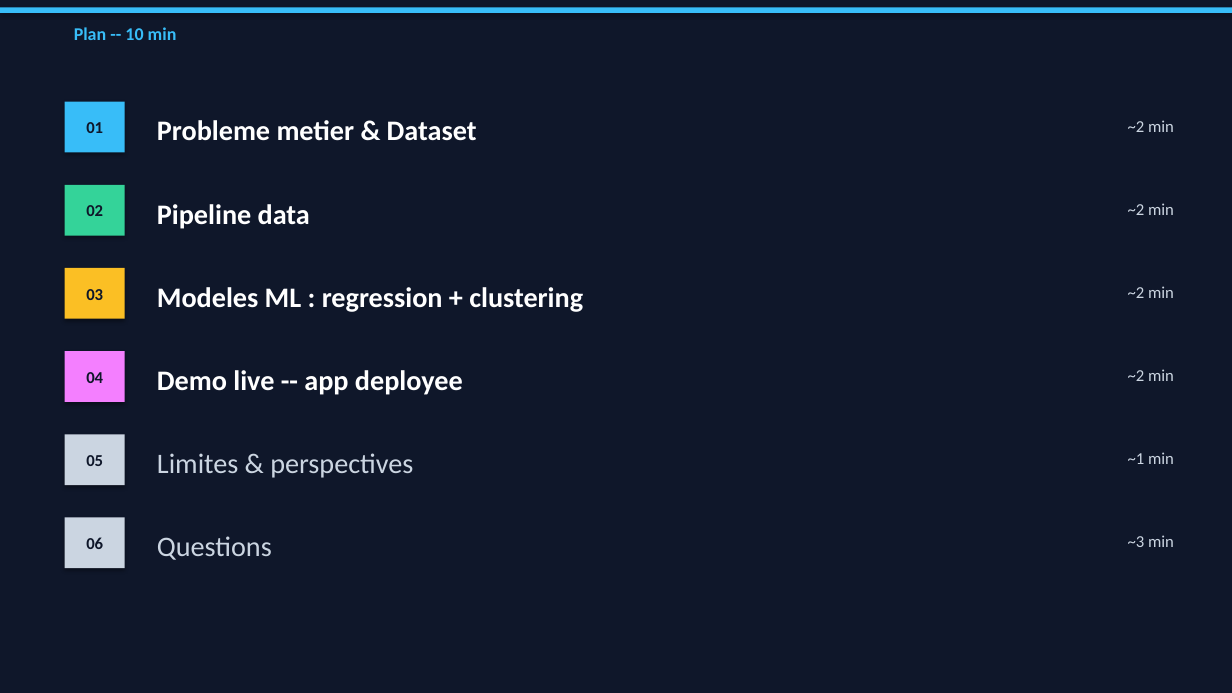
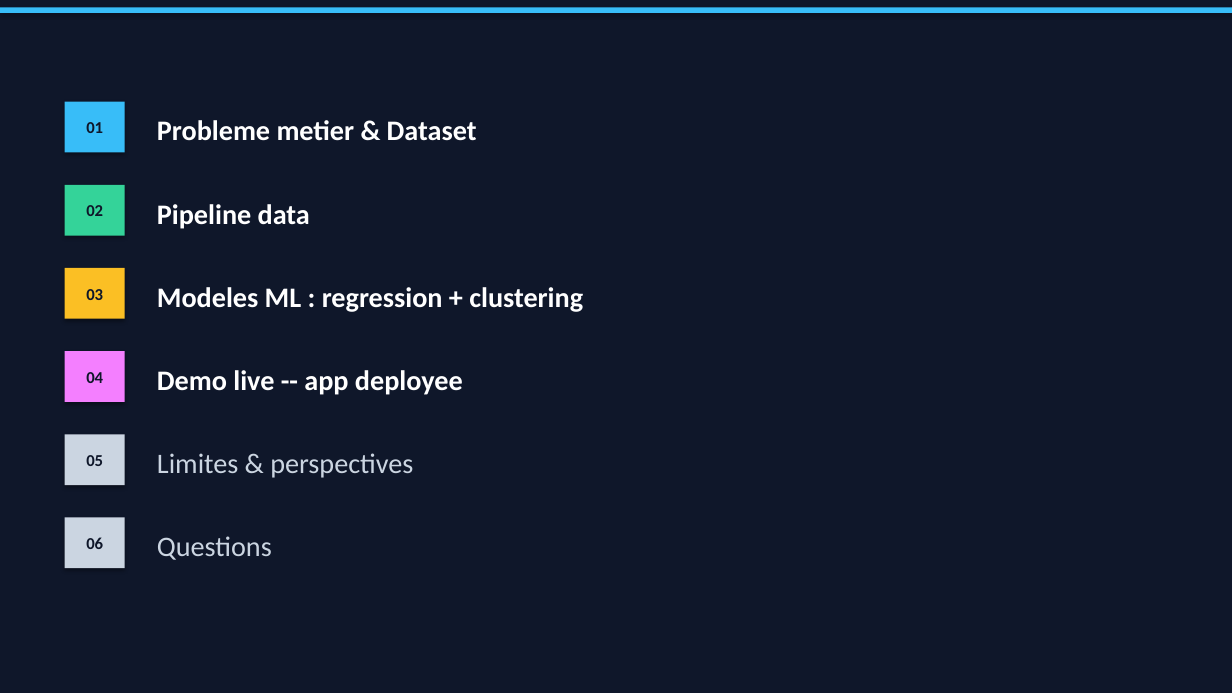
Before and after one commit to driri85/data-ia-claude, a slide deck: slide 2 of soutenance-b3-data-ia.pptx. Drawn at 1232x693 pixels with LibreOffice and Linux fonts; fonts in the diff are those of the drawing. Boxes give left, top, right and bottom in pixels: in the first picture for what was removed or moved away, otherwise in the second. Text is boxed around its words. In the diff, an @@ line names an element or a change of style, - is before the commit and + after.

```diff
--- a/soutenance-b3-data-ia.pptx
+++ b/soutenance-b3-data-ia.pptx
@@ text removed at bbox=[74, 27, 177, 40] @@
-Plan -- 10 min
@@ text removed at bbox=[1128, 120, 1174, 132] @@
-~2 min
@@ text removed at bbox=[1128, 203, 1174, 215] @@
-~2 min
@@ text removed at bbox=[1128, 286, 1174, 298] @@
-~2 min
@@ text removed at bbox=[1128, 369, 1174, 381] @@
-~2 min
@@ text removed at bbox=[1128, 452, 1174, 464] @@
-~1 min
@@ text removed at bbox=[1128, 535, 1174, 547] @@
-~3 min
```
Also in this commit, not shown: 5 other slides changed.
